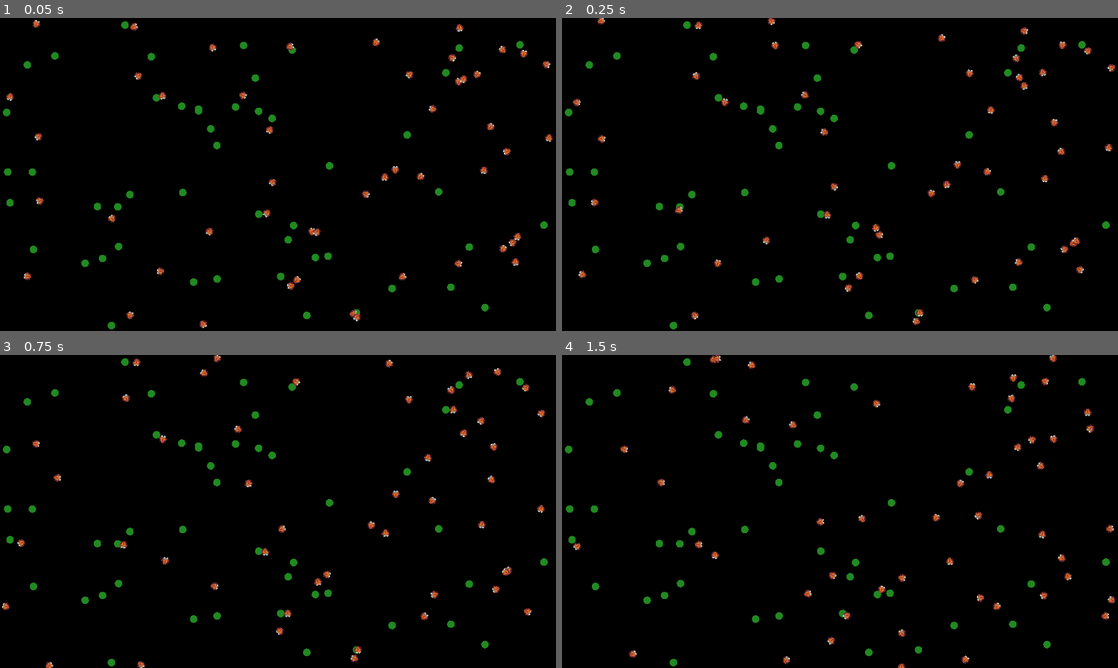
Above: before the commit, frames 1-4 (two rows, left to right).
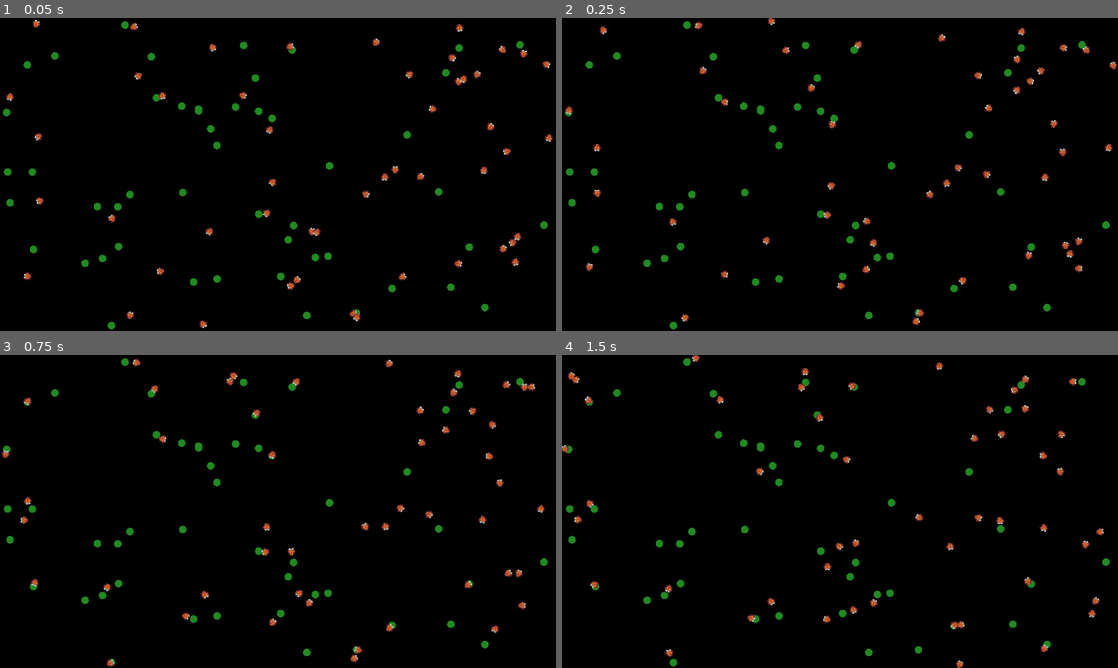
Above: after the commit, the same moments.

Repository: taylor2349/Simbrain
Game: Godot game, scene res://World.tscn
The game is run twice, just before and just after one commit, with the same random seed, the same clock (stepped at 60 frames per second) and the same inputs.
Inputs:
- Up to frame 1 (0.05 s): no input
- Up to frame 2 (0.25 s): no input
- Up to frame 3 (0.75 s): no input
- Up to frame 4 (1.5 s): no input

Frame 1 is identical in both runs. In frame 2, 1.9% of the frame differs, in the area x 0-100%, y 0-99%; in frame 3, 2.3%; in frame 4, 2.7%, in the area x 0-100%, y 0-100%.

Commit message:
Solid platform with touch and vision fully functional

Diff:
--- a/Animal.gd
+++ b/Animal.gd
@@ -5,25 +5,20 @@
 extends Area2D
 
 
-func _QUALITIES(): #-----------------------------------------------------------
-	# Things that are true of all instances and do not change.
-	pass
-
+func properties(): #-----------------------------------------------------------
+	pass
+
+# Class properties
 var is_class = "Animal" # Animals can't ask for other Animals' class name.
-var type = "Animal"
 var screen_size
 var max_speed = 150
 var min_speed = 20
 var max_acceleration = 30
-var max_rotation = PI/3
+var max_rotation = PI/2
 var starvation = 100000000   # No starvation yet
 var max_munch_time = 40   # No. frames it takes to eat (later, will vary)
 
-
-func _STATE(): #---------------------------------------------------------------
-	# Things that vary with both instance and time. (Move to state object?)
-	pass
-
+# Instance Properties
 var speed = 0		# Set in the code
 var direction = 0	# Ditto
 var velocity   		# Derived from speed and direction
@@ -31,7 +26,6 @@
 var eating = false
 var hunger = 0
 var munch_time = 0
-
 
 func _ready():
 	screen_size  = get_viewport_rect().size
@@ -69,7 +63,8 @@
 
 # Bodily contact
 func _on_Animal_area_entered(area):
-	print(self.name, " hits ", area.name)
+	pass
+#	print(self.name, " hits ", area.name)
 
 # Touch contact (based on signal in Touch)
 func respond_to_touch(entity):
@@ -91,29 +86,35 @@
 func _______________________REACTIONS():
 	pass
 
-func touching_a_plant(entity):
+func touching_a_plant(plant):
 	# TODO: Eat only if hungry. If run into plant, go around.
-	start_eating(entity)
+	change_direction(get_angle_to(plant.position) + PI/2)
+	change_speed(min_speed)
+	start_eating(plant)
 
 
 func touching_an_animal(entity):
 	# TODO: Make sure the animal isn't detecting itself.
 	if self.name != entity.name:
-		change_speed(min_speed * 2)
+		change_speed(max_speed)
 		change_direction(null)
 
 
 func seeing_a_plant(plant):
 	# This is first-sighting only. Have to start tracking it now.
-	print("           Heading for that plant.")
-	change_direction(get_angle_to(plant.position))
+	# TODO: Why do I have to add PI/2 to get the correct angle???
+	var aim_for = get_angle_to(plant.position)
+	aim_for += PI/2  # TEMP
+	change_direction(aim_for)
+	change_speed(max_speed)
 
 
 func seeing_an_animal(animal):
 	# This is first-sighting only. Have to start tracking it now.
-	print("           Avoiding that animal.")
+	# For now, just slow down and angle off in a new direction.
+	#print("           Avoiding that animal.")
 	change_direction(null)
-	change_speed(min_speed * 2)
+	change_speed(min_speed)
 
 
 #------------------------------------------------------------------------------
@@ -153,8 +154,8 @@
 
 
 	direction = new_direction   # Okay. we accept the new direction
-	print(" Direction = ", direction)
 	update_the_velocity()
+	## TODO: Get rid of this direct access
 	$AnimalSprite.rotation = direction
 
 
@@ -163,7 +164,7 @@
 	velocity = velocity.rotated(direction)
 
 
-# This is strictly temporary. The terrain (sea water) will take care of this.
+# Code is strictly temporary. The terrain (sea water) will take care of this.
 func wrap_on_the_boundaries():
 	if position.x <= 0:
 		position.x = screen_size.x
@@ -184,18 +185,18 @@
 func start_eating(entity):
 	eating = true
 	munch_time = 0
-	var location = entity.position
-
-	# Set direction of motion and have sprite look that way.
+	var plant_location = entity.position
+#	change_direction(plant_location.get_angle())
+#	Set direction of motion and have sprite look that way.
 	# TODO -- Turn this into a call to change_direction.
-	$AnimalSprite.look_at(location)
+#	$AnimalSprite.look_at(location)
 #	$AnimalSprite.rotate(PI/4) # No longer need this?
 
 
 func stop_eating():
 	eating = false
 	hunger = 0   # Always gets his fill
-	speed = max_speed/2
+	change_speed(null)
 	change_direction(null)
 
 #------------------------------------------------------------------------------
@@ -205,57 +206,49 @@
 	pass
 
 """
----- STATUS
+STATUS -----------------------------------------------------------------------
 Movement mostly sorted out now. Speed and direction are primitives, and
 velocity is derived from them. Sprite always faces the direction in which
 the Animal is moving.
 
----- ISSUES
+ISSUES -----------------------------------------------------------------------
 [] If min_speed is zero, some bugs freeze. Due to zeroing the velocity?
 [] Should I include delta in: position += velocity * delta?
-[] BUG: Animals overshoot when they collide with something. The go over it.
-	>> Its outer shape is colliding with plants.
-	>> How do I get it to respond differently to different collision shapes?
-
-
----- DONE
+[] BUG: Animals overshoot when they collide with something. They go over it.
+	>> Its outer shape is colliding with plants. (?)
+	>> The problem increases with speed.
+	>> I have to stop all motion at the moment of contact.
+	>> AHA! I need to send a signal from touch to Animal, not call a funciton.
+		Function waits until the next _process cycle. The signal is immediate.
+
+DONE -------------------------------------------------------------------------
+--- PROJECT: BASIC MOVEMENT
 [x] Animal has a velocity vector and moves based on that.
 [x] TEMP: Animal position wraps around at boundaries
 [x] TEMP: Animal angle of motion changes randomly from time to time.
 [x] Orientation of sprite matches current Animal direction
 [x] Animal varies its speed within specified bounds
-[x] Animal collides with plants as well as animals
 [x] Animal looks toward a plant when it collides with it.
 [x] Start Animal in random direction & random speed
 [x] Initialize velocity directly on speed and direction
 [x] Animal gets nutrition and will starve if it doesn't.
+[x] Figure out the right kind of object to handle events in this area
 [x] Recover lost code up to the point of adding vision
+
+--- PROJECT: Installing the vision system
 [x] Add a second collision area to Animal for vision
-
-
----- DOING
-[x] Fix the direction changes.
-[] BUG: Does not approach plants. When it hits them & eats, does not face them.
-
-==== PROJECT: Install the vision system
-[o] STATUS:
-	Unable to screen out the Animal's own by via Exception list.
-		For now, I just detect the object & then discard it if it's Self.
-		It is doing that fine now & still recognizing *other* Animals
-	I currently have a Collision2D object, SightCircle, handling detection
-		Can I move the detection up into Animal itself?
-
-[x] Figure out the right kind of object to handle events in this area
-[] Add a round collision object to Animal with radius = vision length
-[] Use a signal to alert the Animal of an entry into the field
-	At the moment, I'm using a method to ask for all the contacts.
-	Next step is to switch to a signal.
-[] Eliminate all hits that lie outside the animal's cone of vision
-
-
-
----- TODO
-[] LATER: Convert to a triangular collision shape. Simpler & faster.
+[x] Add a round collision object to Animal with radius = vision length
+[x] Use a signal to alert the Animal of an entry into the field
+
+
+DOING ------------------------------------------------------------------------
+[] Have senses send messages to Animal rather than calling functions.
+	We neeed this to get immediate responses.
+[] Convert vision detection zones to triangular shapes.
+
+
+TODO -------------------------------------------------------------------------
+[] Fix the direction system so I don't have to PI/2 each time.
 [] Animals ignore plants if they aren't very hungry
 	-- If they hit them, they treat them like an inert object & turn away
 [] Constrain rotation using modulo & not 4 lines of code.
--- /dev/null
+++ b/Bot.gd
@@ -0,0 +1,21 @@
+#==============================================================================
+# BOT
+#==============================================================================
+extends Area2D
+
+var center = Vector2()
+var radius = 10
+var color = ColorN("red")
+var location = Vector2(300, 300)
+var speed = 0		# Set in the code
+var direction = 0	# Ditto
+var velocity = Vector2(0, 0) 	# Derived from speed and direction
+var facing   		# Not used yet. Animal always faces current direction
+
+func _ready():
+	pass # Replace with function body.
+
+
+# Called every frame. 'delta' is the elapsed time since the previous frame.
+#func _process(delta):
+#	pass
--- /dev/null
+++ b/Sandbox.gd
@@ -0,0 +1,17 @@
+#==============================================================================
+# SANDBOX
+#==============================================================================
+extends Area2D
+
+# Create a bot for me to move around
+var bot = Bot.instance()
+# bot.location = (400, 400)
+
+
+func _ready():
+	pass # Replace with function body.
+
+
+# Called every frame. 'delta' is the elapsed time since the previous frame.
+#func _process(delta):
+#	pass
--- /dev/null
+++ b/Sandbox.tscn
@@ -0,0 +1,27 @@
+[gd_scene load_steps=6 format=2]
+
+[ext_resource path="res://Animal.tscn" type="PackedScene" id=1]
+[ext_resource path="res://icon.png" type="Texture" id=2]
+[ext_resource path="res://Bot.gd" type="Script" id=3]
+[ext_resource path="res://Sandbox.gd" type="Script" id=4]
+
+[sub_resource type="CircleShape2D" id=1]
+radius = 41.1026
+
+[node name="Sandbox" type="Area2D"]
+script = ExtResource( 4 )
+
+[node name="Animal" parent="." instance=ExtResource( 1 )]
+visible = false
+
+[node name="Bot" type="Area2D" parent="."]
+script = ExtResource( 3 )
+__meta__ = {
+"_edit_group_": true
+}
+
+[node name="Sprite" type="Sprite" parent="Bot"]
+texture = ExtResource( 2 )
+
+[node name="CollisionShape2D" type="CollisionShape2D" parent="Bot"]
+shape = SubResource( 1 )
--- a/Touch.gd
+++ b/Touch.gd
@@ -13,5 +13,5 @@
 func _on_Touch_area_entered(area):
 	var parent = get_parent()
 	if area.name != parent.name:
-		print(parent.name, " touches ", area.name)
+		# (parent.name, " touches ", area.name)
 		parent.respond_to_touch(area)
--- a/Vision.gd
+++ b/Vision.gd
@@ -13,5 +13,5 @@
 func _on_Vision_area_entered(area):
 	var parent = get_parent()
 	if area.name != parent.name:
-		print(parent.name, " sees ", area.name)
+		# (parent.name, " sees ", area.name)
 		parent.respond_to_vision(area)
--- a/World.gd
+++ b/World.gd
@@ -16,7 +16,6 @@
 var thing_count = 0
 var screen_size
 var screen_inset = 10
-var location = Vector2()
 
 func _ready():
 	randomize()
Not shown: 2 places in Animal.tscn that only renumber resources
